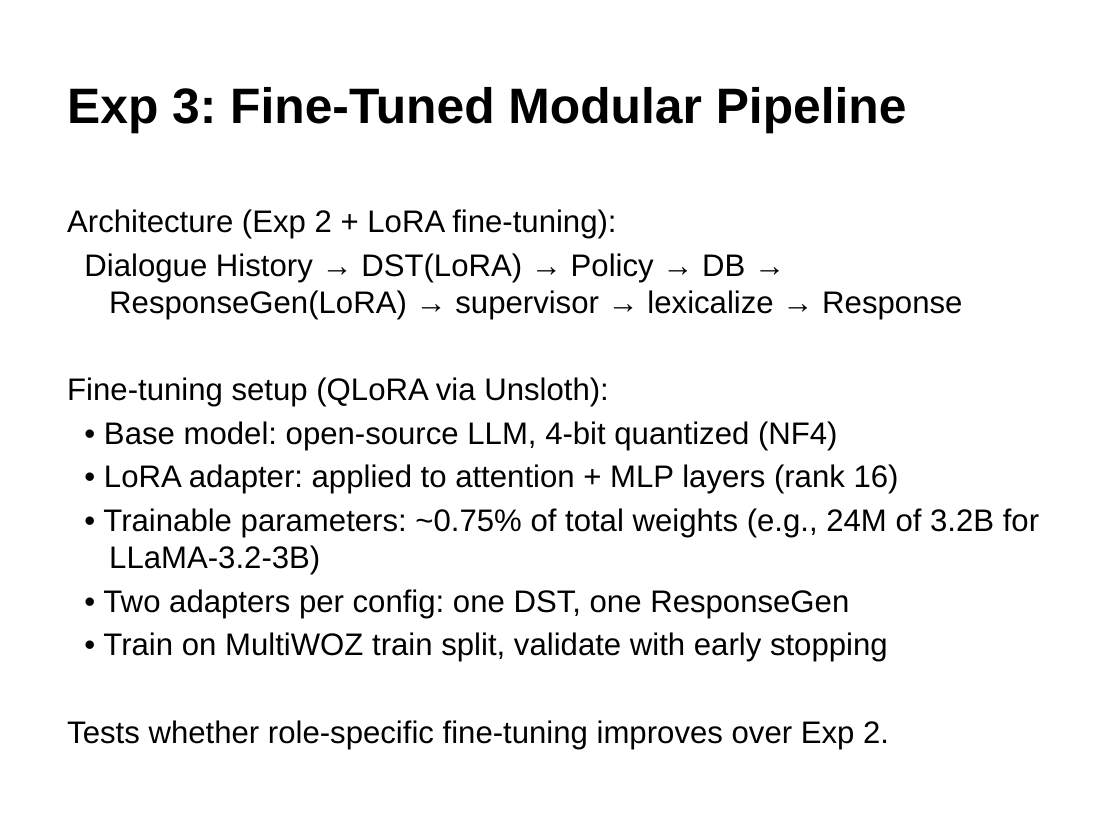
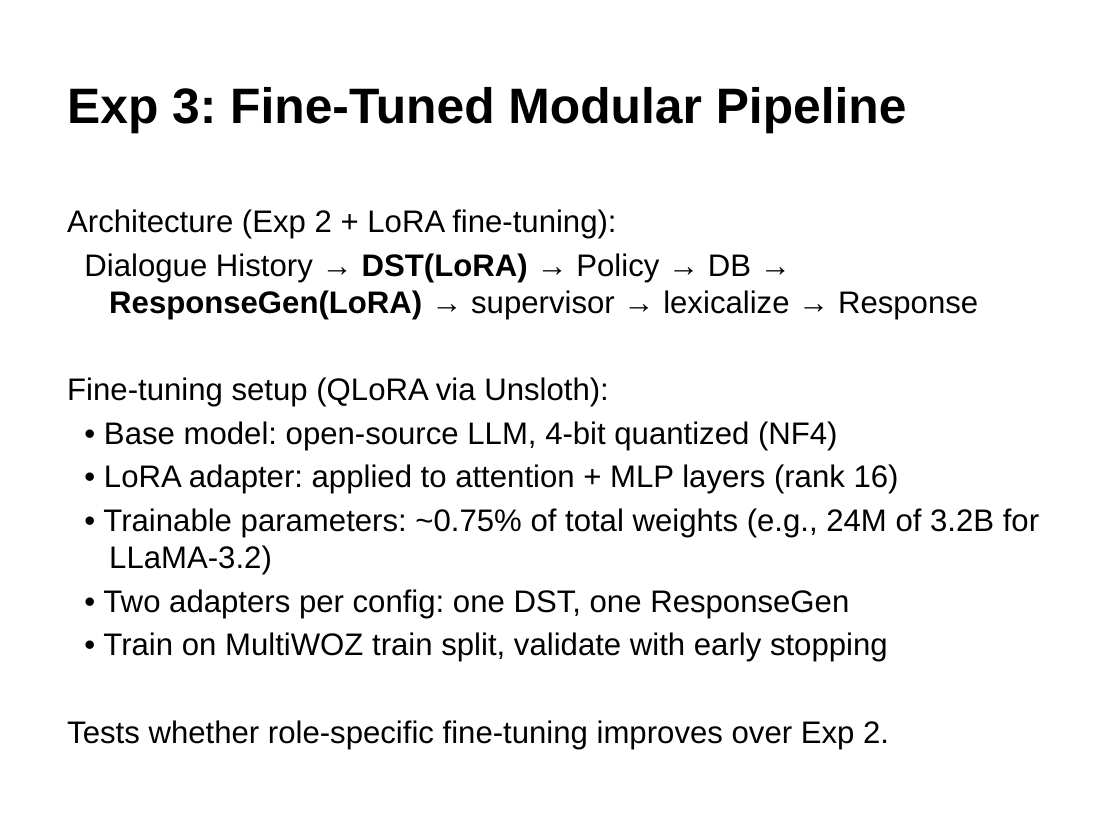
Before and after one commit to GiX007/mlp4cs, a slide deck: slide 9 of docs/presentation.pptx. Drawn at 1120x840 pixels with LibreOffice and Linux fonts; fonts in the diff are those of the drawing. Boxes give left, top, right and bottom in pixels: in the first picture for what was removed or moved away, otherwise in the second. Text is boxed around its words. In the diff, an @@ line names an element or a change of style, - is before the commit and + after.

```diff
--- a/docs/presentation.pptx
+++ b/docs/presentation.pptx
@@ text at [84, 253, 978, 319]: bold on in "DST(LoRA) ResponseGen(LoRA)" @@
@@ text at [103, 508, 1039, 575]: text changed @@
-• Trainable parameters: ~0.75% of total weights (e.g., 24M of 3.2B for LLaMA-3.2-3B)
+• Trainable parameters: ~0.75% of total weights (e.g., 24M of 3.2B for LLaMA-3.2)
```
Also in this commit, not shown: 4 other slides changed.
